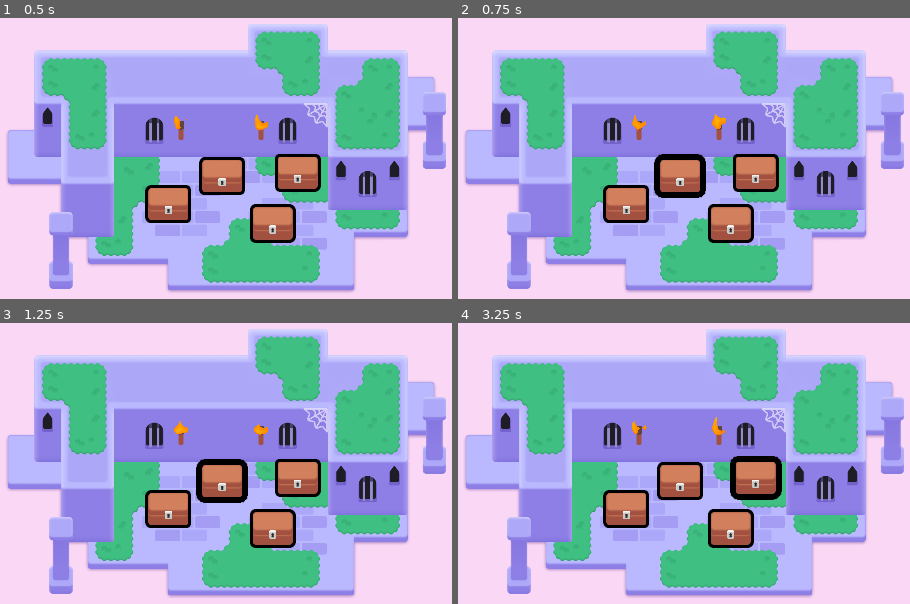
Above: before the commit, frames 1-4 (two rows, left to right).
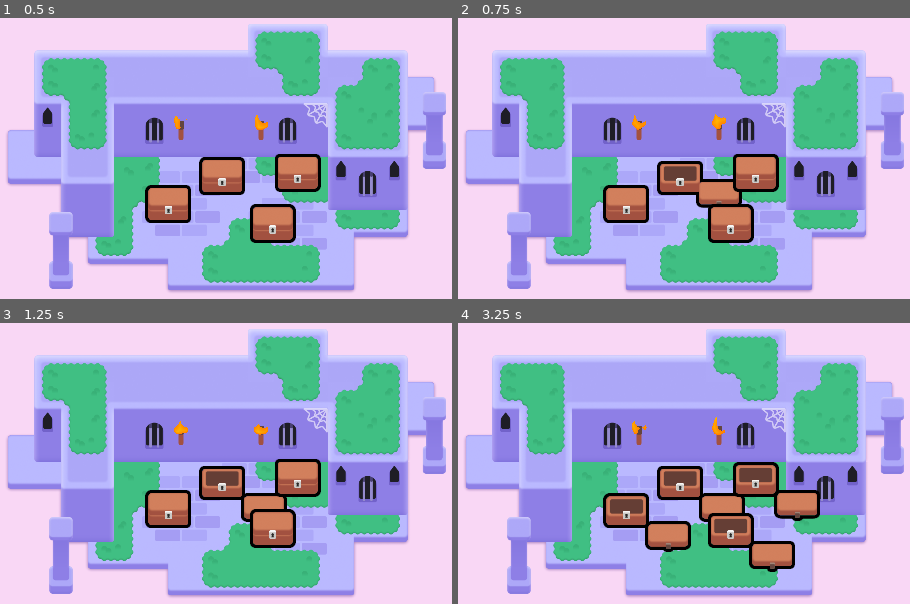
Above: after the commit, the same moments.

Repository: EvanYee3/2d-GameDev-Course
Game: Godot game, scene res://lessons/mini_dungeon.tscn
Same seed, same stepped clock (60 frames per second), same inputs: the game is played once before the commit and once after it.
Inputs (mouse positions are in pixels of both pictures, inside the frame that each line leads up to):
- Up to frame 1 (0.5 s): no input
- Up to frame 2 (0.75 s): tap Enter at 0.5 s; move the mouse to (679, 175) at 0.52 s; press the mouse at (679, 175) at 0.53 s; hold D (move_right) from 0.53 s (still down)
- Up to frame 3 (1.25 s): keep holding D (move_right); tap Space at 0.77 s
- Up to frame 4 (3.25 s): move the mouse to (729, 528) at 1.27 s; release D (move_right) at 1.28 s; release the mouse at (729, 528) at 1.28 s; hold S (move_down) 1.28-2.03 s; right-click (729, 528) at 1.35 s; click (729, 528) at 1.42 s; tap Space at 1.52, 3.02 s; move the mouse to (625, 508) at 2.02 s; hold D (move_right) 2.03-2.78 s; tap Z at 2.1 s; click (625, 508) at 2.17 s; move the mouse to (756, 477) at 2.77 s; hold W (move_up) from 2.78 s (still down); click (756, 477) at 2.85 s

Frame 1 is identical in both runs. In frame 2, 1.8% of the frame differs, in the area x 43-63%, y 48-68%; in frame 3, 1.6%; in frame 4, 6.6%, in the area x 32-81%, y 47-89%.

Commit message:
M6 L5 P1 & P2 Done

Diff:
--- a/M06.looting_workbook/lessons/chest/chest.gd
+++ b/M06.looting_workbook/lessons/chest/chest.gd
@@ -1,6 +1,7 @@
 extends Area2D
 
 @onready var canvas_group = $CanvasGroup
+@onready var animation_player: AnimationPlayer = $AnimationPlayer
 
 func _ready() -> void:
 	mouse_entered.connect(_on_mouse_entered)
@@ -18,5 +19,16 @@
 func set_outline_thickness(new_thickness: float) -> void:
 	canvas_group.material.set_shader_parameter("line_thickness", new_thickness)
 
-func _process(delta):
-	pass
+func open() -> void:
+	animation_player.play("open")
+	input_pickable = false
+
+func _input_event(viewport: Node, event: InputEvent, shape_index: int):
+	var event_is_mouse_click: bool = (
+		event is InputEventMouseButton and
+		event.button_index == MOUSE_BUTTON_LEFT and
+		event.is_pressed()
+	)
+
+	if event_is_mouse_click:
+		open()
--- a/M06.looting_workbook/lessons/chest/chest.tscn
+++ b/M06.looting_workbook/lessons/chest/chest.tscn
@@ -16,6 +16,21 @@
 shader_parameter/line_thickness = 4.0
 shader_parameter/viewport_scale = Vector2(1, 1)
 
+[sub_resource type="Animation" id="Animation_6q7fl"]
+length = 0.001
+tracks/0/type = "value"
+tracks/0/imported = false
+tracks/0/enabled = true
+tracks/0/path = NodePath("CanvasGroup/Top:position")
+tracks/0/interp = 1
+tracks/0/loop_wrap = true
+tracks/0/keys = {
+"times": PackedFloat32Array(0),
+"transitions": PackedFloat32Array(1),
+"update": 0,
+"values": [Vector2(0, -35)]
+}
+
 [sub_resource type="Animation" id="Animation_ol28b"]
 resource_name = "open"
 tracks/0/type = "value"
@@ -29,21 +44,6 @@
 "transitions": PackedFloat32Array(1, 1, 1),
 "update": 0,
 "values": [Vector2(0, -35), Vector2(58, -94), Vector2(100, 40)]
-}
-
-[sub_resource type="Animation" id="Animation_6q7fl"]
-length = 0.001
-tracks/0/type = "value"
-tracks/0/imported = false
-tracks/0/enabled = true
-tracks/0/path = NodePath("CanvasGroup/Top:position")
-tracks/0/interp = 1
-tracks/0/loop_wrap = true
-tracks/0/keys = {
-"times": PackedFloat32Array(0),
-"transitions": PackedFloat32Array(1),
-"update": 0,
-"values": [Vector2(0, -35)]
 }
 
 [sub_resource type="AnimationLibrary" id="AnimationLibrary_n0too"]
--- a/M06.looting_workbook/practices/L5.P1.open_the_door/door.gd
+++ b/M06.looting_workbook/practices/L5.P1.open_the_door/door.gd
@@ -2,12 +2,16 @@
 
 @onready var animation_player: AnimationPlayer = $"AnimationPlayer"
 
+func open() -> void:
+	input_pickable = false
 
 func _input_event(viewport: Node, event: InputEvent, shape_index: int):
 	# Complete this boolean expression to check if the input event is a left-mouse click.
 	var event_is_mouse_click: bool = (
-		false
-	)
+		event.button_index == MOUSE_BUTTON_LEFT and
+		event.is_pressed()
+)
 
 	if event_is_mouse_click:
-		pass
+		animation_player.play("open")
+		open()
--- a/M06.looting_workbook/practices/L5.P1.open_the_door/open_the_door.tscn
+++ b/M06.looting_workbook/practices/L5.P1.open_the_door/open_the_door.tscn
@@ -1,17 +1,13 @@
-[gd_scene load_steps=4 format=3]
+[gd_scene load_steps=3 format=3 uid="uid://bhel5ifunnj8h"]
 
 [ext_resource type="PackedScene" path="res://practices/L5.P1.open_the_door/door_open.tscn" id="1_jjcwt"]
-[ext_resource type="Script" path="res://practices/L5.P1.open_the_door/door.gd" id="2_761eb"]
-[ext_resource type="Texture2D" path="res://practices/L5.P1.open_the_door/wall.png" id="3_nmn4b"]
+[ext_resource type="Texture2D" uid="uid://dwbwn5t4dfiib" path="res://practices/L5.P1.open_the_door/wall.png" id="3_nmn4b"]
 
 [node name="OpenTheDoor" type="Node2D"]
 metadata/_edit_horizontal_guides_ = []
 
-[node name="DoorOpen" type="Area2D" parent="." instance=ExtResource("1_jjcwt")]
+[node name="DoorOpen" parent="." instance=ExtResource("1_jjcwt")]
 position = Vector2(960, 446.5)
-collision_layer = 2
-collision_mask = 0
-script = ExtResource("2_761eb")
 
 [node name="Wall" type="Sprite2D" parent="."]
 position = Vector2(959, 929.5)
--- a/M06.looting_workbook/practices/L5.P2.pop_the_balloon/balloon_pop.gd
+++ b/M06.looting_workbook/practices/L5.P2.pop_the_balloon/balloon_pop.gd
@@ -1,11 +1,13 @@
 extends Area2D
+
 
 
 func _input_event(viewport: Node, event: InputEvent, shape_index: int):
 	var event_is_mouse_release: bool = (
-		event is InputEventMouseButton
-		and event.button_index == MOUSE_BUTTON_LEFT
-	)
+		event is InputEventMouseButton and
+		event.button_index == MOUSE_BUTTON_LEFT and
+		event.is_released()
+		)
 
 	if event_is_mouse_release:
-		pass
+		queue_free()
--- a/M06.looting_workbook/practices/L5.P2.pop_the_balloon/pop_the_balloon.tscn
+++ b/M06.looting_workbook/practices/L5.P2.pop_the_balloon/pop_the_balloon.tscn
@@ -1,16 +1,11 @@
-[gd_scene load_steps=3 format=3]
+[gd_scene load_steps=2 format=3 uid="uid://csnbyqgxa84c0"]
 
 [ext_resource type="PackedScene" path="res://practices/L5.P2.pop_the_balloon/balloon_pop.tscn" id="1_enrvy"]
-[ext_resource type="Script" path="res://practices/L5.P2.pop_the_balloon/balloon_pop.gd" id="2_xkyg3"]
 
 [node name="PopTheBalloon" type="Node2D"]
 metadata/_edit_horizontal_guides_ = []
 
-[node name="BalloonPop" type="Area2D" parent="." instance=ExtResource("1_enrvy")]
-position = Vector2(960, 540)
-collision_layer = 2
-collision_mask = 0
-script = ExtResource("2_xkyg3")
+[node name="BalloonPop" parent="." instance=ExtResource("1_enrvy")]
 
 [node name="ExtraVisuals" type="Node" parent="."]
 
Not shown, changed: .DS_Store
